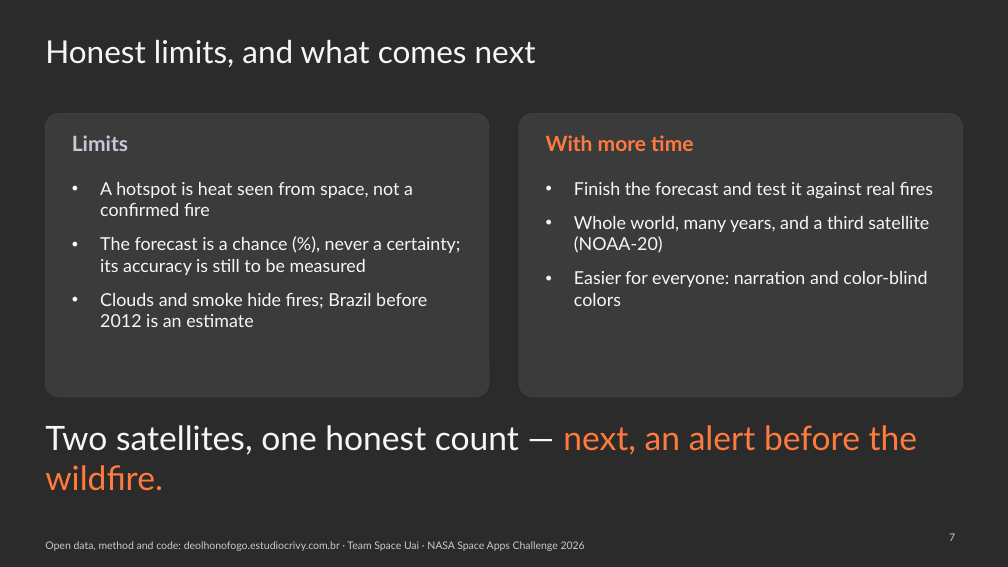
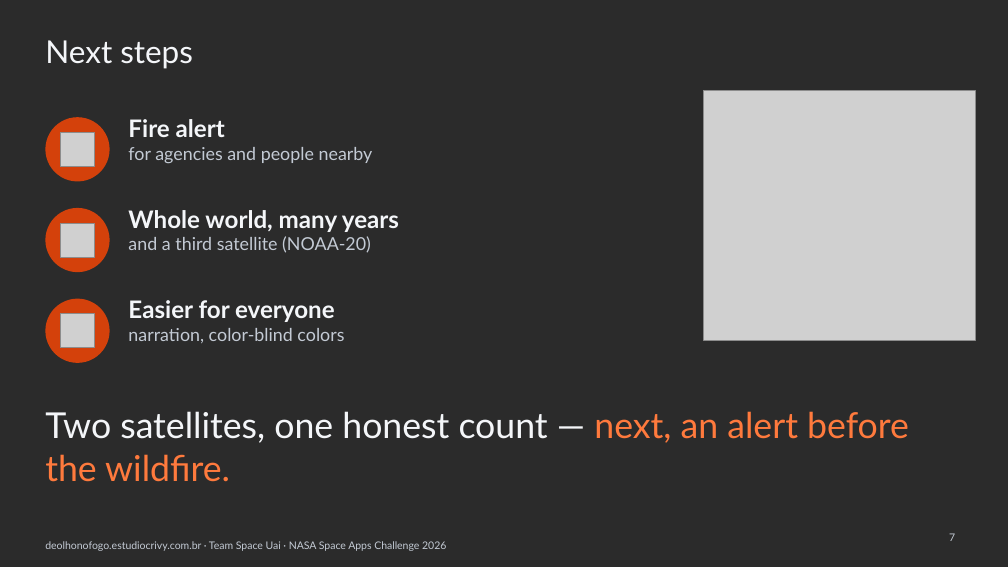
Before and after one commit to WednyFernandes/de-olho-no-fogo, a slide deck: slide 7 of public/apresentacao/de-olho-no-fogo-space-apps-2026-en.pptx. Drawn at 1008x567 pixels with LibreOffice and Linux fonts; fonts in the diff are those of the drawing; grey boxes stand for pictures; background and template pictures are left out; a plain dark background stands for a picture behind light text. Boxes give left, top, right and bottom in pixels: in the first picture for what was removed or moved away, otherwise in the second. Text is boxed around its words. In the diff, an @@ line names an element or a change of style, - is before the commit and + after.

```diff
--- a/public/apresentacao/de-olho-no-fogo-space-apps-2026-en.pptx
+++ b/public/apresentacao/de-olho-no-fogo-space-apps-2026-en.pptx
@@ title at <box>45,40,193,69</box>: text changed @@
-Honest limits, and what comes next
+Next steps
@@ rounded rectangle removed at <box>45,113,489,397</box> @@
@@ ellipse added at <box>45,117,110,181</box>, fill #D4410B @@
@@ text added at <box>128,119,373,163</box>, 17 pt, text #C3CAD4 @@
+Fire alert
+for agencies and people nearby
@@ rounded rectangle removed at <box>520,113,963,397</box> @@
@@ picture added at <box>703,91,975,340</box> @@
@@ picture added at <box>60,132,95,166</box> @@
@@ text removed at <box>72,135,128,151</box> @@
-Limits
@@ text removed at <box>546,135,693,151</box> @@
-With more time
@@ ellipse added at <box>45,208,110,272</box>, fill #D4410B @@
@@ text removed at <box>100,182,461,327</box> @@
-• A hotspot is heat seen from space, not a confirmed fire
-• The forecast is a chance (%), never a certainty; its accuracy is still to be measured
-• Clouds and smoke hide fires; Brazil before 2012 is an estimate
@@ text removed at <box>574,182,934,306</box> @@
-• Finish the forecast and test it against real fires
-• Whole world, many years, and a third satellite (NOAA-20)
-• Easier for everyone: narration and color-blind colors
@@ picture added at <box>60,223,95,257</box> @@
@@ text added at <box>128,210,399,253</box>, 17 pt, text #C3CAD4 @@
+Whole world, many years
+and a third satellite (NOAA-20)
@@ ellipse added at <box>45,299,110,363</box>, fill #D4410B @@
@@ picture added at <box>60,314,95,348</box> @@
@@ text added at <box>128,300,344,343</box>, 17 pt, text #C3CAD4 @@
+Easier for everyone
+narration, color-blind colors
@@ text "Two satellites, one honest count ...": place and size @@
-text "Two satellites, one honest count ..." at <box>45,425,918,491</box>
+text "Two satellites, one honest count ..." at <box>45,411,909,482</box>
@@ text "Two satellites, one honest count ..." at <box>45,411,909,482</box>: size 32 to 34 pt @@
@@ text at <box>45,541,446,551</box>: text changed @@
-Open data, method and code: deolhonofogo.estudiocrivy.com.br · Team Space Uai · NASA Space Apps Challenge 2026
+deolhonofogo.estudiocrivy.com.br · Team Space Uai · NASA Space Apps Challenge 2026
```
Also in this commit, not shown: 3 other slides changed, 3 slides added, 3 slides removed, 8 other files.
